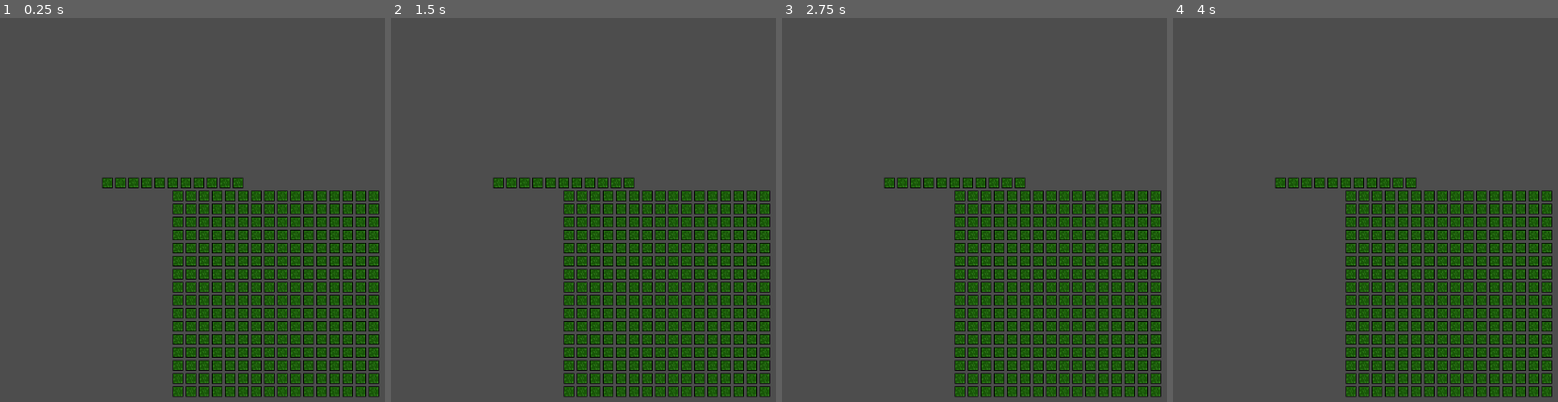
Above: before the commit, frames 1-4 (left to right).
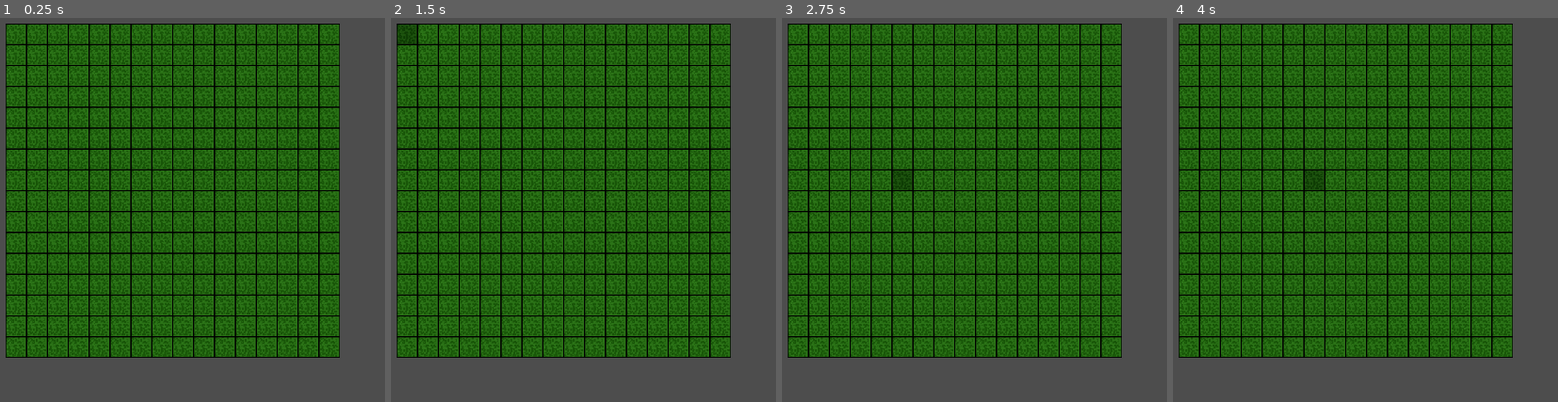
Above: after the commit, the same moments.

Repository: Lidrial/PatternBoard
Game: Godot game, scene res://scenes/board.tscn
The game is run twice, just before and just after one commit, with the same random seed, the same clock (stepped at 60 frames per second) and the same inputs.
Inputs (mouse positions are in pixels of both pictures, inside the frame that each line leads up to):
- Up to frame 1 (0.25 s): no input
- Up to frame 2 (1.5 s): click (498, 183) at 0.52 s; click (406, 33) at 1.27 s
- Up to frame 3 (2.75 s): click (901, 183) at 2.02 s
- Up to frame 4 (4 s): click (1211, 33) at 2.77 s; click (1307, 183) at 3.52 s

The runs differ from the first frame. In frame 1, 75% of the frame differs, in the area x 1-99%, y 1-99%; in frame 2, 75%; in frame 3, 75%; in frame 4, 75%.

Commit message:
Board_update
-ajout d'un asset pour une case en 32x32 et sa version grisé (a voir pour la taille)
-ajout et test script cell (pour individualiser chaque cellule, se référer a la position de celle ci)
-modfication Board script, et ajout du noeud GridContainer en tant qu'enfant

Diff:
--- a/scenes/board.tscn
+++ b/scenes/board.tscn
@@ -1,7 +1,6 @@
-[gd_scene load_steps=3 format=3 uid="uid://m8c6i5wxctxg"]
+[gd_scene load_steps=2 format=3 uid="uid://m8c6i5wxctxg"]
 
 [ext_resource type="Script" path="res://scripts/board.gd" id="1_pg3xd"]
-[ext_resource type="PackedScene" uid="uid://b3qu5ew84ep2" path="res://scenes/case.tscn" id="2_gl3jg"]
 
 [node name="Board" type="Control"]
 layout_mode = 3
@@ -16,50 +15,14 @@
 size_flags_vertical = 3
 script = ExtResource("1_pg3xd")
 
-[node name="TestManuel_ASupprimer" type="GridContainer" parent="."]
+[node name="GridContainer" type="GridContainer" parent="."]
 layout_mode = 1
 anchors_preset = 8
 anchor_left = 0.5
 anchor_top = 0.5
 anchor_right = 0.5
 anchor_bottom = 0.5
-offset_left = -108.0
-offset_top = -20.0
-offset_right = 108.0
-offset_bottom = 20.0
 grow_horizontal = 2
 grow_vertical = 2
-columns = 16
-
-[node name="Case" parent="TestManuel_ASupprimer" instance=ExtResource("2_gl3jg")]
-layout_mode = 2
-
-[node name="Case2" parent="TestManuel_ASupprimer" instance=ExtResource("2_gl3jg")]
-layout_mode = 2
-
-[node name="Case3" parent="TestManuel_ASupprimer" instance=ExtResource("2_gl3jg")]
-layout_mode = 2
-
-[node name="Case4" parent="TestManuel_ASupprimer" instance=ExtResource("2_gl3jg")]
-layout_mode = 2
-
-[node name="Case5" parent="TestManuel_ASupprimer" instance=ExtResource("2_gl3jg")]
-layout_mode = 2
-
-[node name="Case6" parent="TestManuel_ASupprimer" instance=ExtResource("2_gl3jg")]
-layout_mode = 2
-
-[node name="Case7" parent="TestManuel_ASupprimer" instance=ExtResource("2_gl3jg")]
-layout_mode = 2
-
-[node name="Case8" parent="TestManuel_ASupprimer" instance=ExtResource("2_gl3jg")]
-layout_mode = 2
-
-[node name="Case9" parent="TestManuel_ASupprimer" instance=ExtResource("2_gl3jg")]
-layout_mode = 2
-
-[node name="Case10" parent="TestManuel_ASupprimer" instance=ExtResource("2_gl3jg")]
-layout_mode = 2
-
-[node name="Case11" parent="TestManuel_ASupprimer" instance=ExtResource("2_gl3jg")]
-layout_mode = 2
+theme_override_constants/h_separation = 0
+theme_override_constants/v_separation = 0
--- a/scenes/case.tscn
+++ /dev/null
@@ -1,15 +0,0 @@
-[gd_scene load_steps=2 format=3 uid="uid://b3qu5ew84ep2"]
-
-[ext_resource type="Texture2D" uid="uid://d1d3037ypft3d" path="res://assets/Case.png" id="1_jfjne"]
-
-[node name="Case" type="TextureButton"]
-anchors_preset = 8
-anchor_left = 0.5
-anchor_top = 0.5
-anchor_right = 0.5
-anchor_bottom = 0.5
-grow_horizontal = 2
-grow_vertical = 2
-size_flags_horizontal = 4
-size_flags_vertical = 4
-texture_normal = ExtResource("1_jfjne")
--- /dev/null
+++ b/scenes/cell.tscn
@@ -0,0 +1,14 @@
+[gd_scene load_steps=4 format=3 uid="uid://b3qu5ew84ep2"]
+
+[ext_resource type="Texture2D" uid="uid://o68ambslgvfo" path="res://assets/Cell_32x32.png" id="1_dqkki"]
+[ext_resource type="Script" path="res://scripts/cell.gd" id="2_fnjo0"]
+[ext_resource type="Texture2D" uid="uid://cg0bpbdjw3sg6" path="res://assets/Cell_32x32_hover.png" id="2_v63cq"]
+
+[node name="Cell" type="TextureButton"]
+offset_right = 16.0
+offset_bottom = 16.0
+texture_normal = ExtResource("1_dqkki")
+texture_hover = ExtResource("2_v63cq")
+script = ExtResource("2_fnjo0")
+
+[connection signal="pressed" from="." to="." method="_cell_is_pressed"]
--- a/scripts/board.gd
+++ b/scripts/board.gd
@@ -1,22 +1,16 @@
-#pour test final, supprimer le noeud grid container et ses enfants dans la scéne board
-#problème a venir, on ne peut pas changer la propriété des ancrages, via le script
-
 extends Control
 
-const CASE_SCENE := preload("res://scenes/case.tscn")
+const CELL_SCENE := preload("res://scenes/cell.tscn")
 const BOARD_SIZE := 16
 
 func _ready():
-	var grid = GridContainer.new()
+	var grid = $GridContainer
 	grid.columns = BOARD_SIZE
-	add_child(grid)
 
 	for i in range(BOARD_SIZE * BOARD_SIZE):
-		var case_instance = CASE_SCENE.instantiate()
-		#case_instance.id = i #permet de nommer la case en fonction de N répétition, NE MARCHE PAS
-		grid.add_child(case_instance)
+		var cell_instance = CELL_SCENE.instantiate()
+		grid.add_child(cell_instance)
 	pass
-
 
 func _process(_delta):
 	pass
--- /dev/null
+++ b/scripts/cell.gd
@@ -0,0 +1,17 @@
+extends TextureButton
+
+
+func _ready():
+	pass
+
+
+
+func _process(_delta):
+	pass
+
+
+func _cell_is_pressed():
+	print(global_position)
+	var url = "https://www.youtube.com/watch?v=dQw4w9WgXcQ"
+	OS.shell_open(url)
+	pass
Renamed: assets/Case.png -> assets/Cell_16x16.png
Not shown, added: assets/Cell_16x16.png.import
Binary file added: assets/Cell_32x32.png
Not shown, added: assets/Cell_32x32.png.import
Binary file added: assets/Cell_32x32_hover.png
Not shown, changed: assets/Cell_32x32_hover.png.import
